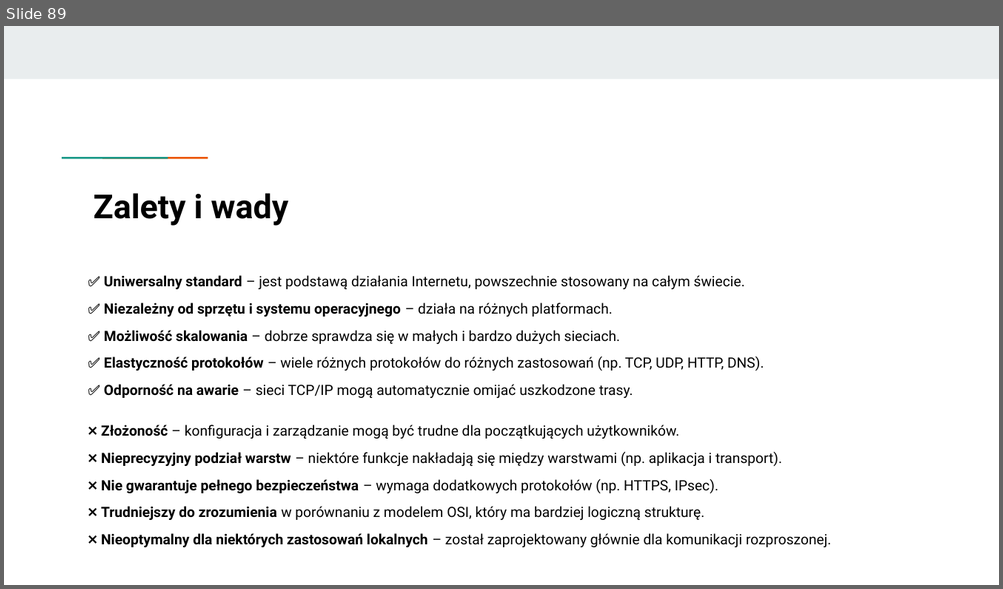
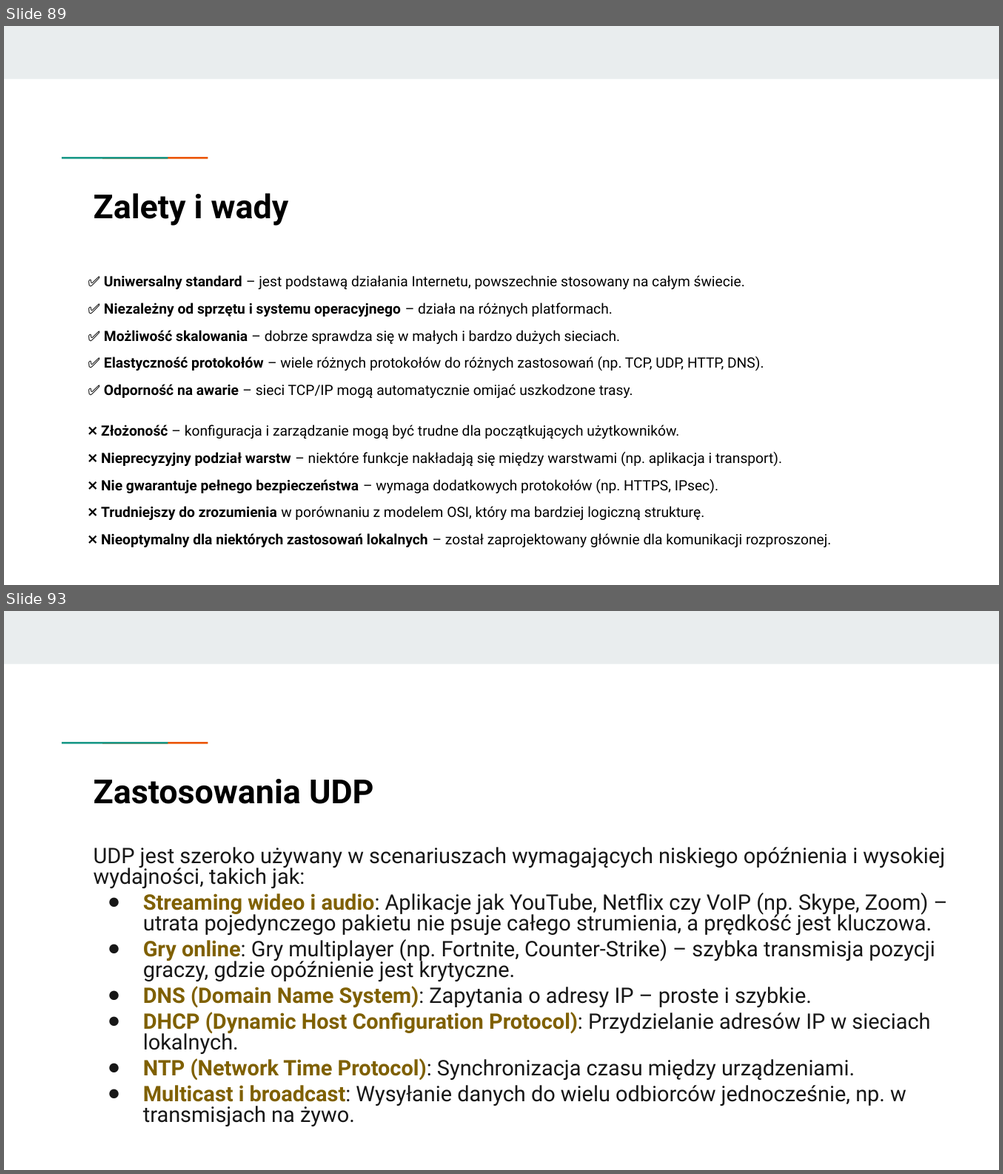
Before and after one commit to KasiaKasia/PRZEDMIOTY, a slide deck: ZASTOSOWANIE_INFORMATYKI/1A-gr_2/Zastosowanie informatyki - 1A gr. 2.pptx. Shown one above the other, each under a label of ours: slide 89 before the commit, slides 89 and 93 after it; the slides between them are not shown. The pictures are 1003x589 and 1003x1174 pixels, drawn with LibreOffice and Linux fonts; fonts in the diff are those of the drawing. Boxes give left, top, right and bottom in pixels: in the first picture for what was removed or moved away, otherwise in the second. Text is boxed around its words. In the diff, an @@ line names an element or a change of style, - is before the commit and + after.

```diff
--- a/ZASTOSOWANIE_INFORMATYKI/1A-gr_2/Zastosowanie informatyki - 1A gr. 2.pptx
+++ b/ZASTOSOWANIE_INFORMATYKI/1A-gr_2/Zastosowanie informatyki - 1A gr. 2.pptx
@@ slide 93 added at (x1=4, y1=611, x2=999, y2=1170), background #FFFFFF; not listed: 3 template elements that a slide beside it also shows @@
@@ title added at (x1=94, y1=779, x2=374, y2=804), 24 pt, text #000000, bold @@
+Zastosowania UDP
@@ text added at (x1=94, y1=847, x2=945, y2=1127), 15.5 pt, text #171717 @@
+UDP jest szeroko używany w scenariuszach wymagających niskiego opóźnienia i wysokiej wydajności, takich jak:
+● Streaming wideo i audio: Aplikacje jak YouTube, Netflix czy VoIP (np. Skype, Zoom) – utrata pojedynczego pakietu nie psuje całego strumienia, a prędkość jest kluczowa.
+● Gry online: Gry multiplayer (np. Fortnite, Counter-Strike) – szybka transmisja pozycji graczy, gdzie opóźnienie jest krytyczne.
+● DNS (Domain Name System): Zapytania o adresy IP – proste i szybkie.
+● DHCP (Dynamic Host Configuration Protocol): Przydzielanie adresów IP w sieciach lokalnych.
+● NTP (Network Time Protocol): Synchronizacja czasu między urządzeniami.
+● Multicast i broadcast: Wysyłanie danych do wielu odbiorców jednocześnie, np. w transmisjach na żywo.
```
Also in this commit, not shown: 5 other slides added, 1 other file.
